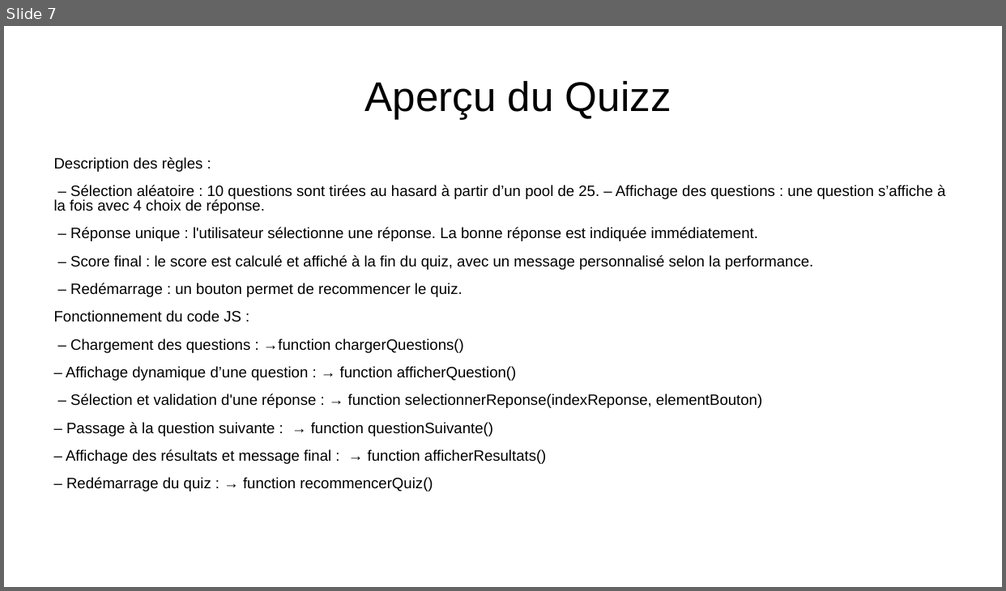
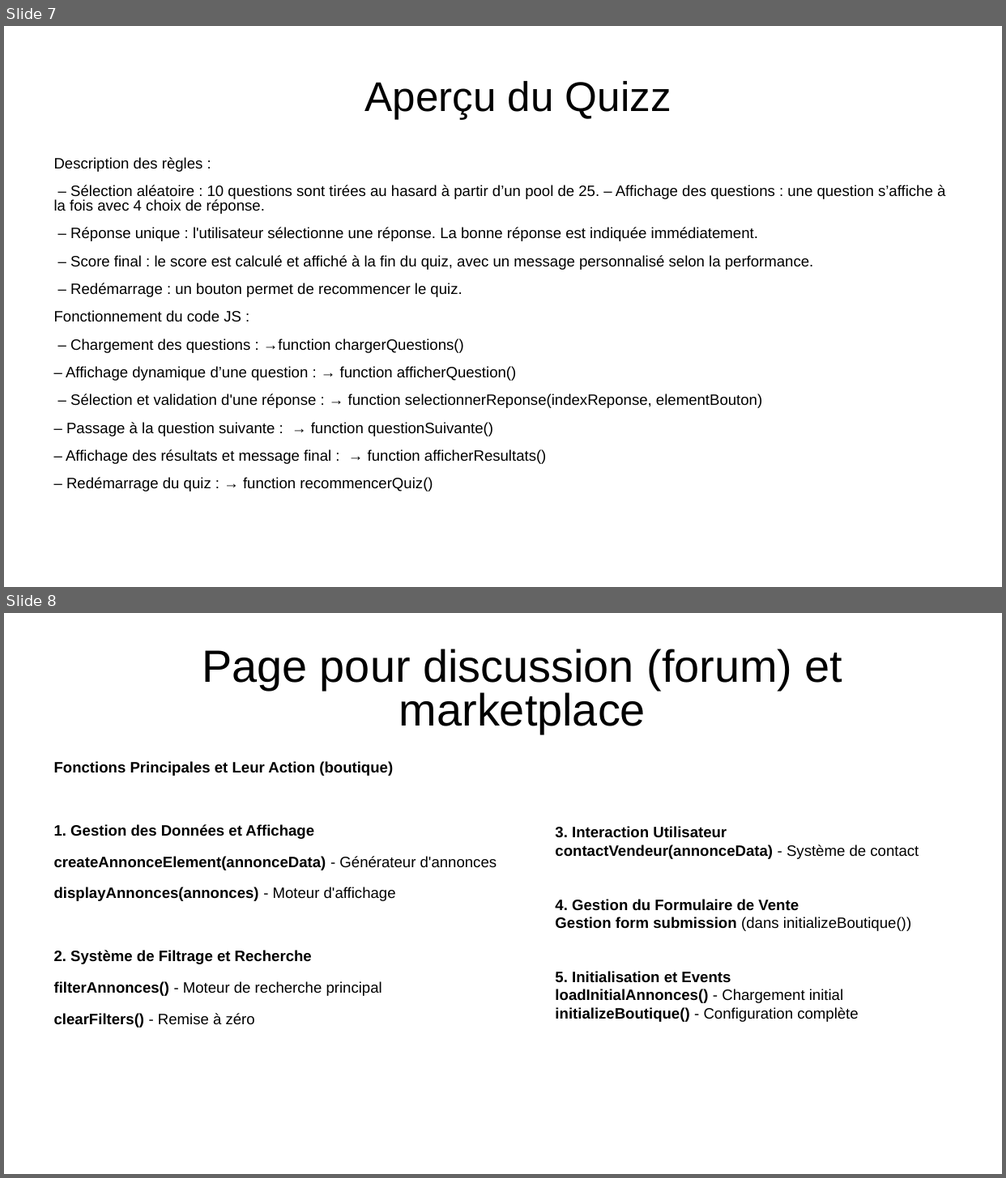
Before and after one commit to Cboukhal/projet_groupe, a slide deck: Document à rendre/powerpoint_prototype.odp. Shown one above the other, each under a label of ours: slide 7 before the commit, slides 7 and 8 after it. The pictures are 1006x591 and 1006x1178 pixels, drawn with LibreOffice and Linux fonts; fonts in the diff are those of the drawing; background and template pictures are left out. Boxes give left, top, right and bottom in pixels: in the first picture for what was removed or moved away, otherwise in the second. Text is boxed around its words. In the diff, an @@ line names an element or a change of style, - is before the commit and + after.

```diff
--- a/Document à rendre/powerpoint_prototype.odp
+++ b/Document à rendre/powerpoint_prototype.odp
@@ slide 8 added at (4,613,1002,1174), background picture (left out) @@
@@ title added at (202,649,843,733), 36 pt, text #000000 @@
+Page pour discussion (forum) et marketplace
@@ text added at (54,761,496,1028), 12 pt, text #000000, bold @@
+Fonctions Principales et Leur Action (boutique)
+1. Gestion des Données et Affichage
+createAnnonceElement(annonceData) - Générateur d'annonces
+displayAnnonces(annonces) - Moteur d'affichage
+2. Système de Filtrage et Recherche
+filterAnnonces() - Moteur de recherche principal
+clearFilters() - Remise à zéro
@@ text added at (555,826,918,1022), 12 pt, text #000000, bold @@
+3. Interaction Utilisateur
+contactVendeur(annonceData) - Système de contact
+4. Gestion du Formulaire de Vente
+Gestion form submission (dans initializeBoutique())
+5. Initialisation et Events
+loadInitialAnnonces() - Chargement initial
+initializeBoutique() - Configuration complète
```
Also in this commit, not shown: 1 slide changed, 2 slides removed, 1 other file.
